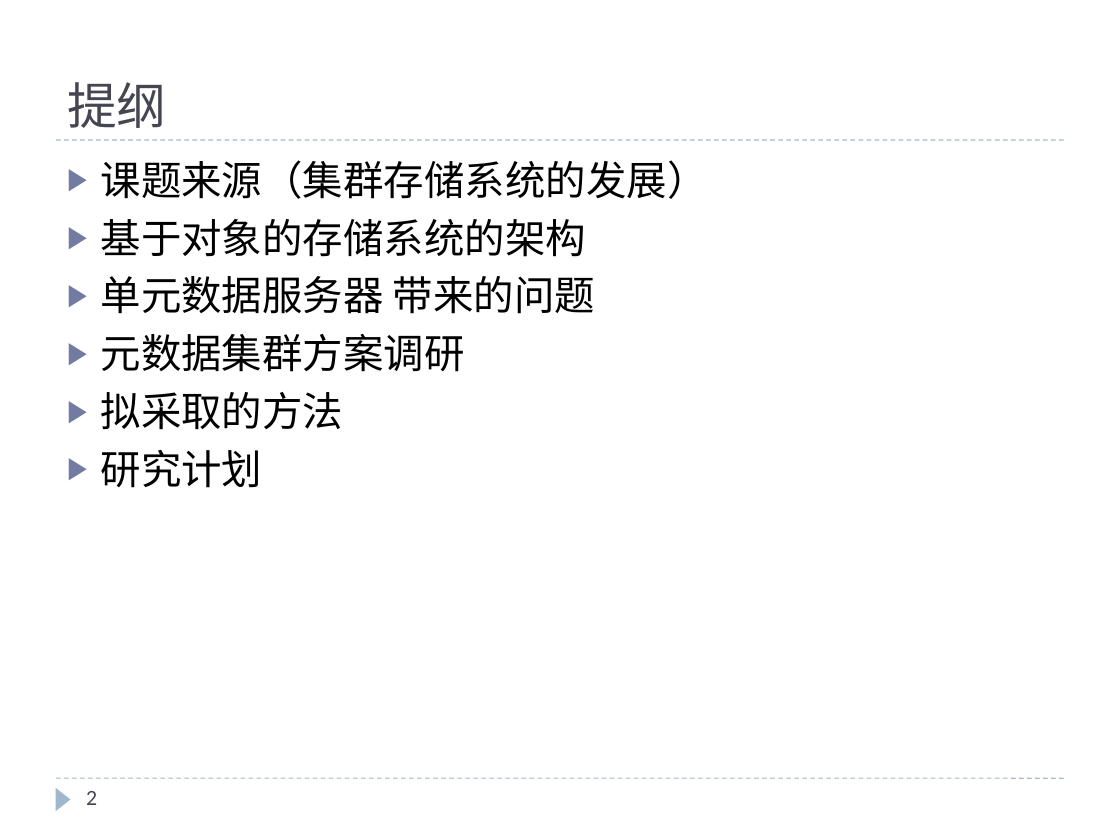
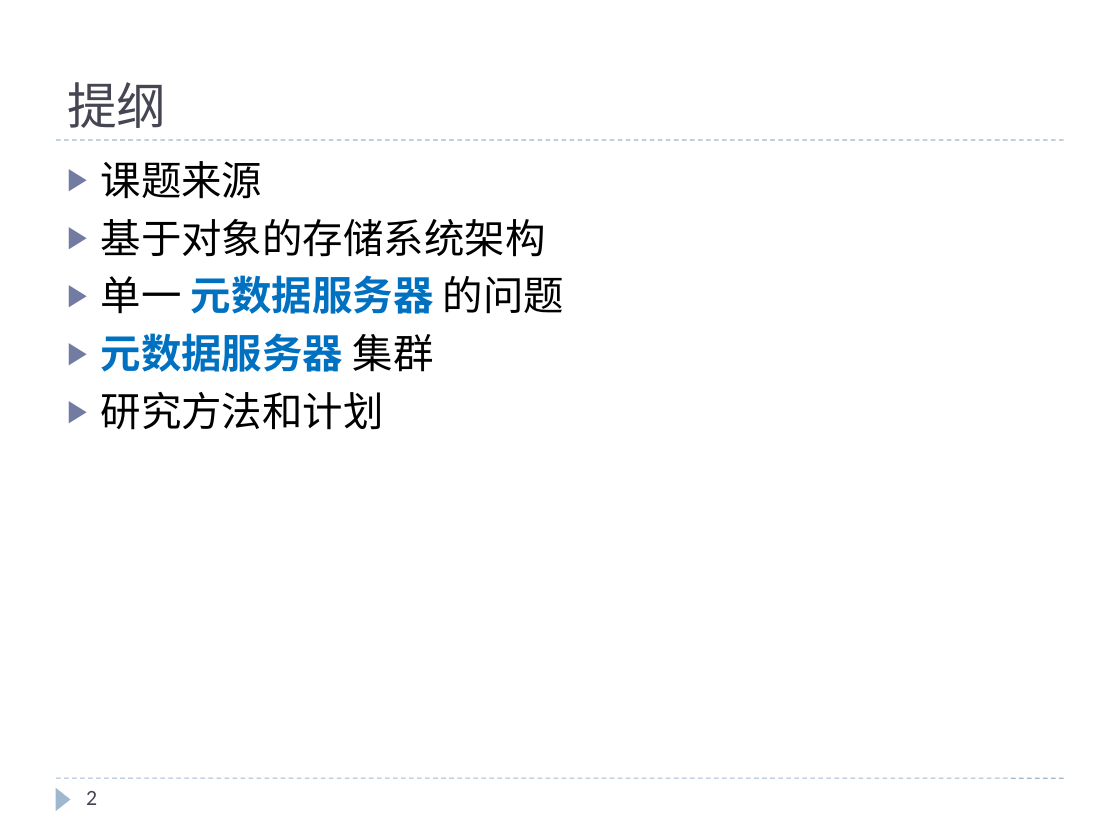
Before and after one commit to cheliequan/idning-paper, a slide deck: slide 2 of draft/MDS集群.pptx. Drawn at 1120x840 pixels with LibreOffice and Linux fonts; fonts in the diff are those of the drawing. Boxes give left, top, right and bottom in pixels: in the first picture for what was removed or moved away, otherwise in the second. Text is boxed around its words. In the diff, an @@ line names an element or a change of style, - is before the commit and + after.

```diff
--- a/draft/MDS集群.pptx
+++ b/draft/MDS集群.pptx
@@ text at (x1=101, y1=161, x2=564, y2=430): text changed @@
-▶ 课题来源（集群存储系统的发展）
-▶ 基于对象的存储系统的架构
-▶ 单元数据服务器 带来的问题
-▶ 元数据集群方案调研
-▶ 拟采取的方法
-▶ 研究计划
+▶ 课题来源
+▶ 基于对象的存储系统架构
+▶ 单一 元数据服务器 的问题
+▶ 元数据服务器 集群
+▶ 研究方法和计划
```
Also in this commit, not shown: 10 other slides changed, 2 slides removed, 1 other file.
